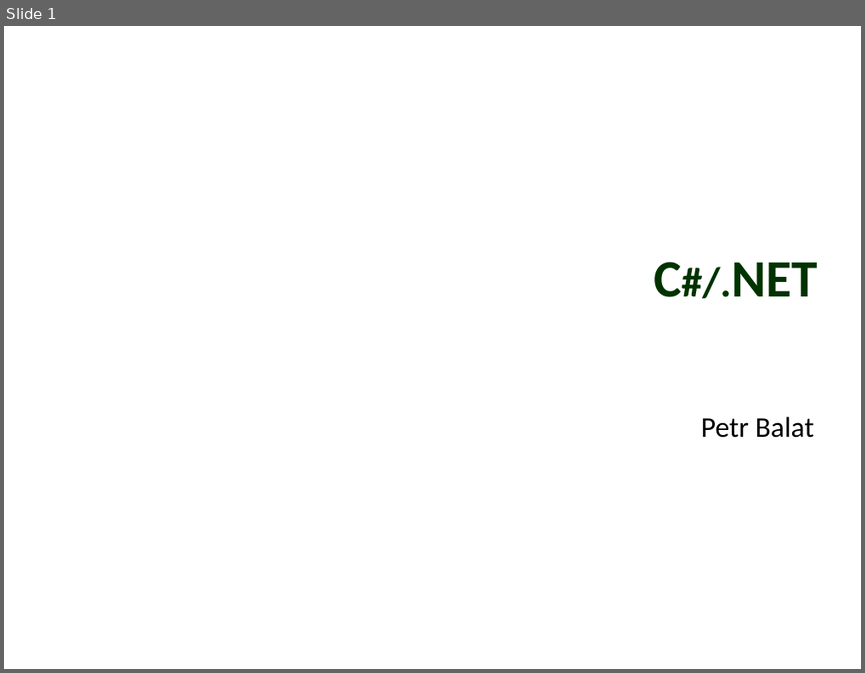
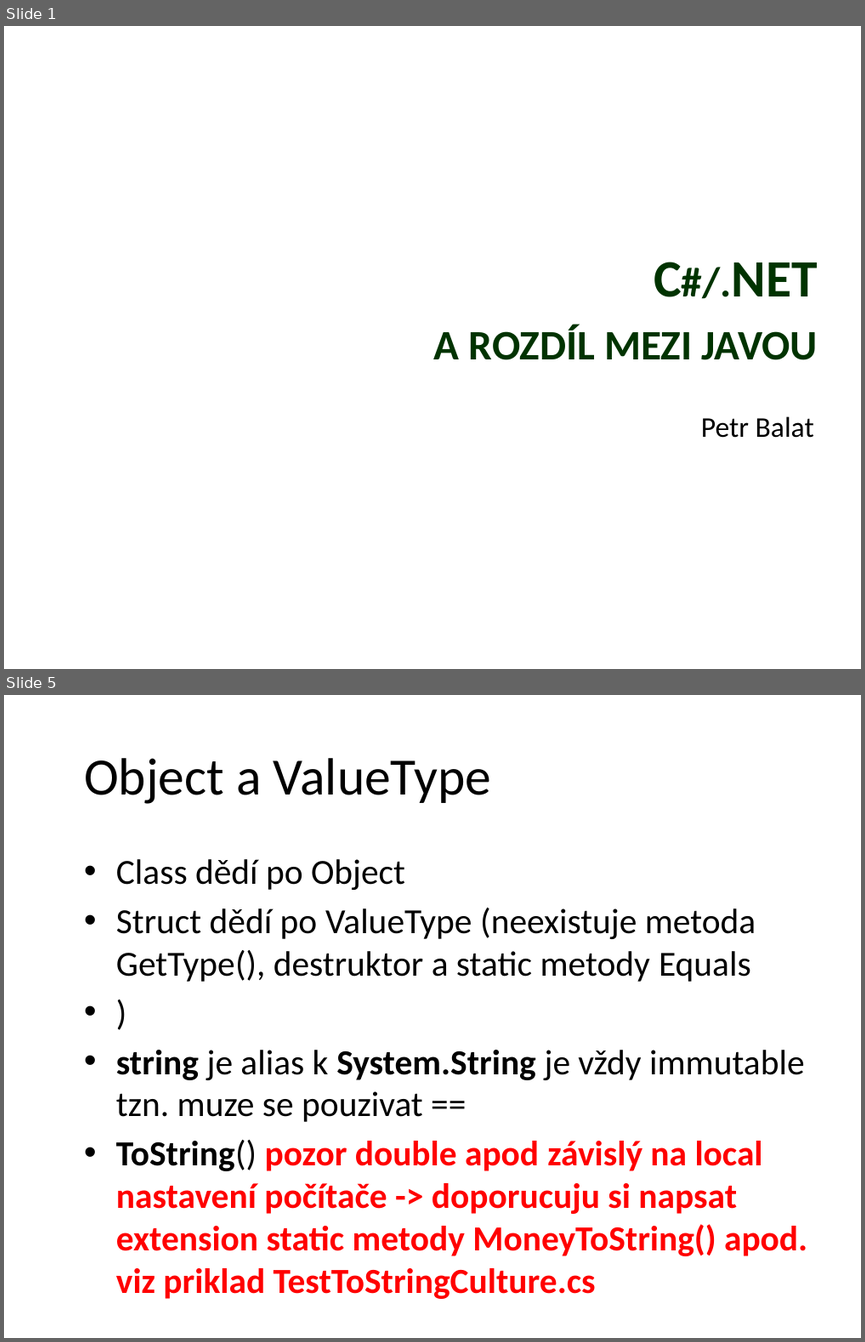
Before and after one commit to petrbalat/Skoleni-Csharp-NET, a slide deck: prezentace.pptx. Shown one above the other, each under a label of ours: slide 1 before the commit, slides 1 and 5 after it; the slides between them are not shown. The pictures are 865x673 and 865x1342 pixels, drawn with LibreOffice and Linux fonts; fonts in the diff are those of the drawing; background and template pictures are left out. Boxes give left, top, right and bottom in pixels: in the first picture for what was removed or moved away, otherwise in the second. Text is boxed around its words. In the diff, an @@ line names an element or a change of style, - is before the commit and + after.

```diff
--- a/prezentace.pptx
+++ b/prezentace.pptx
@@ slide 5 added at (4,695,861,1338), background picture (left out) @@
@@ title added at (84,758,491,804), 44 pt, text #000000 @@
+Object a ValueType
@@ text added at (116,859,807,1256), 29.6 pt, text #000000, bold @@
+• Class dědí po Object
+• Struct dědí po ValueType (neexistuje metoda GetType(), destruktor a static metody Equals
+• )
+• string je alias k System.String je vždy immutable tzn. muze se pouzivat ==
+• ToString() pozor double apod závislý na local nastavení počítače -> doporucuju si napsat extension static metody MoneyToString() apod. viz priklad TestToStringCulture.cs
@@ slide 1 changed as well @@
@@ title at (434,261,817,360): text changed @@
-C#/.NET
+C#/.NET
+a rozdíl mezi javou
```
Also in this commit, not shown: 8 other slides added, 4 slides removed, 5 other files.
